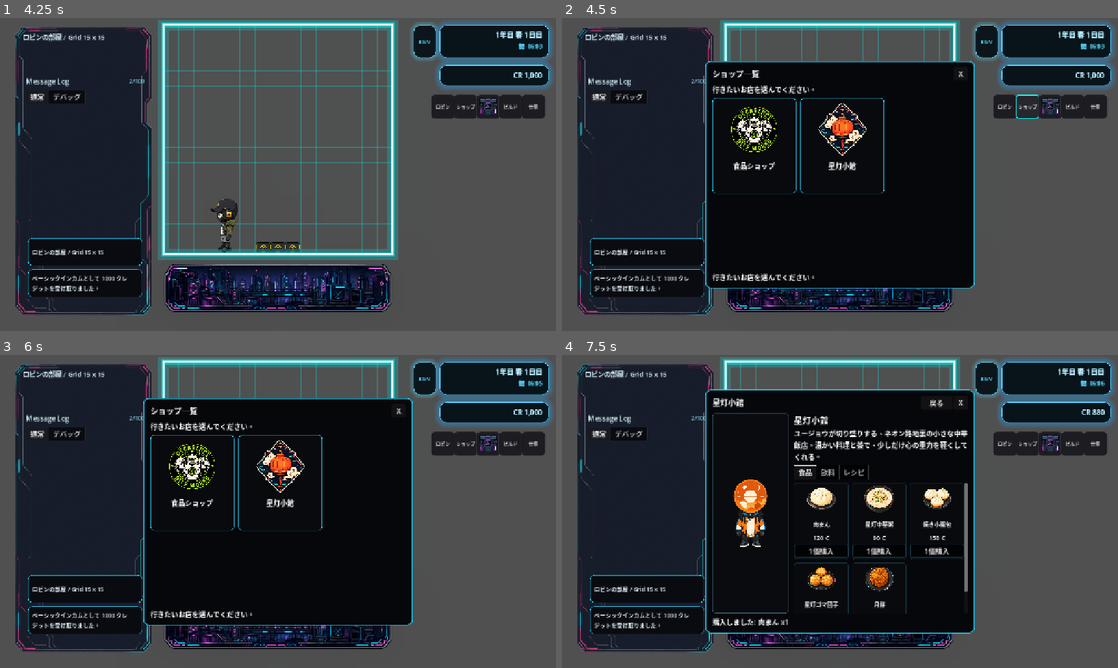
Above: before the commit, frames 1-4 (two rows, left to right).
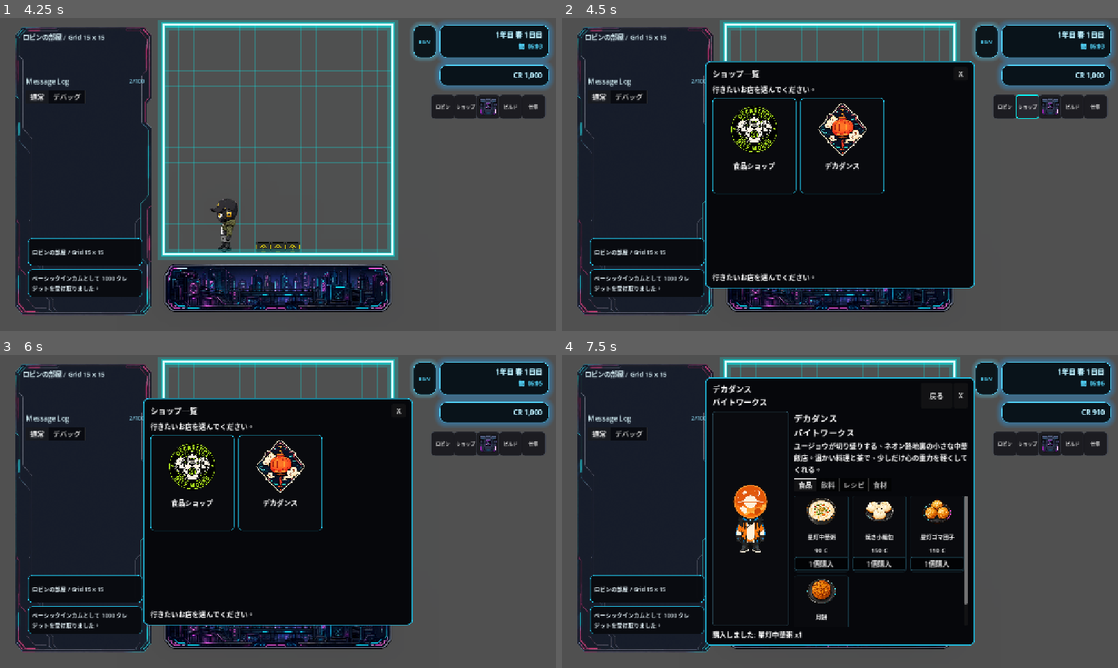
Above: after the commit, the same moments.

Repository: grimoire1089-coder/optimistic
Game: Godot game, scene res://Scenes/Boot/TitleScene.tscn
The game is run twice, just before and just after one commit, with the same random seed, the same clock (stepped at 60 frames per second) and the same inputs. Sound files missing from this copy of the repository are replaced by a short silence.
Inputs (mouse positions are in pixels of both pictures, inside the frame that each line leads up to):
- Up to frame 1 (4.25 s): click "はじめる" at 0.5 s; click "BGM" at 1.25 s; click "OFF" at 2 s; click "ロビン" at 2.75 s; click "×" at 3.5 s
- Up to frame 2 (4.5 s): click "ショップ" at 4.25 s
- Up to frame 3 (6 s): click (194, 483) at 5.02 s; click "戻る" at 5.75 s
- Up to frame 4 (7.5 s): click (840, 483) at 6.52 s; click "1個購入" at 7.25 s

Frame 1 is identical in both runs. In frame 2, 0.1% of the frame differs, in the area x 47-54%, y 46-49%; in frame 3, 0.1%; in frame 4, 10%, in the area x 25-97%, y 7-93%.

Commit message:
Replace nikuman with ingredients in food shop

Diff:
--- a/Data/Shops/YuzhouShop.tres
+++ b/Data/Shops/YuzhouShop.tres
@@ -5,44 +5,42 @@
 [ext_resource type="Script" path="res://Scripts/Shops/ShopTabData.gd" id="3_shop_tab"]
 [ext_resource type="Texture2D" uid="uid://bfqpiy0ncsl7u" path="res://Assets/Characters/Yuzhou/Portraits/Yuzhou_Game_0001.png" id="4_yuzhou_portrait"]
 [ext_resource type="Texture2D" uid="uid://d2743gtf1d3eg" path="res://Assets/UI/Icons/Xingdeng_Xiaoguan.png" id="5_shop_sticker"]
-[ext_resource type="Resource" uid="uid://khpl6knsr1ao" path="res://Data/Items/Food/Food_0001_Nikuman.tres" id="6_nikuman"]
-[ext_resource type="Resource" uid="uid://ctai0e72cbxfw" path="res://Data/Items/Food/Food_1001_ChineseCongee.tres" id="7_congee"]
-[ext_resource type="Resource" uid="uid://y4oo7b4xl36m" path="res://Data/Items/Food/Food_1002_ShengjianXiaolongbao.tres" id="8_xiaolongbao"]
-[ext_resource type="Resource" uid="uid://c6hv88vjv4jov" path="res://Data/Items/Food/Food_1003_StarlightSesameDango.tres" id="9_sesame_dango"]
-[ext_resource type="Resource" uid="uid://bowgxj0pghxf6" path="res://Data/Items/Food/Food_1005_StarlightCake.tres" id="10_starlight_cake"]
-[ext_resource type="Resource" uid="uid://dlxgrmaq6ufs8" path="res://Data/Items/Food/Drink_1001_LycheeSoda.tres" id="11_lychee_soda"]
-[ext_resource type="Resource" uid="uid://dm0hqdwdx8tfo" path="res://Data/Items/Food/Drink_1002_OolongTea.tres" id="12_oolong_tea"]
-[ext_resource type="AudioStream" uid="uid://cwh5w0hl80ww8" path="res://Assets/Audio/BGM/Yuzhou.ogg" id="13_yuzhou_bgm"]
-[ext_resource type="Resource" uid="uid://jo6osfb87v1b" path="res://Data/Items/Recipes/Recipe_1001_XingdengCongee.tres" id="14_congee_recipe"]
-[ext_resource type="Resource" uid="uid://w6aw40b30brg" path="res://Data/Items/Recipes/Recipe_1002_ShengjianXiaolongbao.tres" id="15_xiaolongbao_recipe"]
-
-[sub_resource type="Resource" id="ShopItemData_nikuman"]
-script = ExtResource("2_shop_item")
-item_data = ExtResource("6_nikuman")
-shop_tab_id = &"foods"
-price_override = 120
+[ext_resource type="Resource" uid="uid://ctai0e72cbxfw" path="res://Data/Items/Food/Food_1001_ChineseCongee.tres" id="6_congee"]
+[ext_resource type="Resource" uid="uid://y4oo7b4xl36m" path="res://Data/Items/Food/Food_1002_ShengjianXiaolongbao.tres" id="7_xiaolongbao"]
+[ext_resource type="Resource" uid="uid://c6hv88vjv4jov" path="res://Data/Items/Food/Food_1003_StarlightSesameDango.tres" id="8_sesame_dango"]
+[ext_resource type="Resource" uid="uid://bowgxj0pghxf6" path="res://Data/Items/Food/Food_1005_StarlightCake.tres" id="9_starlight_cake"]
+[ext_resource type="Resource" uid="uid://dlxgrmaq6ufs8" path="res://Data/Items/Food/Drink_1001_LycheeSoda.tres" id="10_lychee_soda"]
+[ext_resource type="Resource" uid="uid://dm0hqdwdx8tfo" path="res://Data/Items/Food/Drink_1002_OolongTea.tres" id="11_oolong_tea"]
+[ext_resource type="AudioStream" uid="uid://cwh5w0hl80ww8" path="res://Assets/Audio/BGM/Yuzhou.ogg" id="12_yuzhou_bgm"]
+[ext_resource type="Resource" uid="uid://jo6osfb87v1b" path="res://Data/Items/Recipes/Recipe_1001_XingdengCongee.tres" id="13_congee_recipe"]
+[ext_resource type="Resource" uid="uid://w6aw40b30brg" path="res://Data/Items/Recipes/Recipe_1002_ShengjianXiaolongbao.tres" id="14_xiaolongbao_recipe"]
+[ext_resource type="Resource" path="res://Data/Items/Ingredients/Ingredients_0001_RawRice.tres" id="15_ingredient_raw_rice"]
+[ext_resource type="Resource" path="res://Data/Items/Ingredients/Ingredients_0002_WheatFlour.tres" id="16_ingredient_wheat_flour"]
+[ext_resource type="Resource" path="res://Data/Items/Ingredients/Ingredients_0003_WhiteSugar.tres" id="17_ingredient_white_sugar"]
+[ext_resource type="Resource" path="res://Data/Items/Ingredients/Ingredients_0004_Salt.tres" id="18_ingredient_salt"]
+[ext_resource type="Resource" path="res://Data/Items/Ingredients/Ingredients_0005_PinkRockSalt.tres" id="19_ingredient_pink_rock_salt"]
 
 [sub_resource type="Resource" id="ShopItemData_congee"]
 script = ExtResource("2_shop_item")
-item_data = ExtResource("7_congee")
+item_data = ExtResource("6_congee")
 shop_tab_id = &"foods"
 price_override = 90
 
 [sub_resource type="Resource" id="ShopItemData_xiaolongbao"]
 script = ExtResource("2_shop_item")
-item_data = ExtResource("8_xiaolongbao")
+item_data = ExtResource("7_xiaolongbao")
 shop_tab_id = &"foods"
 price_override = 150
 
 [sub_resource type="Resource" id="ShopItemData_sesame_dango"]
 script = ExtResource("2_shop_item")
-item_data = ExtResource("9_sesame_dango")
+item_data = ExtResource("8_sesame_dango")
 shop_tab_id = &"foods"
 price_override = 110
 
 [sub_resource type="Resource" id="ShopItemData_starlight_cake"]
 script = ExtResource("2_shop_item")
-item_data = ExtResource("10_starlight_cake")
+item_data = ExtResource("9_starlight_cake")
 shop_tab_id = &"foods"
 price_override = 140
 custom_display_name = "月餅"
@@ -50,27 +48,57 @@
 
 [sub_resource type="Resource" id="ShopItemData_lychee_soda"]
 script = ExtResource("2_shop_item")
-item_data = ExtResource("11_lychee_soda")
+item_data = ExtResource("10_lychee_soda")
 shop_tab_id = &"drinks"
 price_override = 100
 
 [sub_resource type="Resource" id="ShopItemData_oolong_tea"]
 script = ExtResource("2_shop_item")
-item_data = ExtResource("12_oolong_tea")
+item_data = ExtResource("11_oolong_tea")
 shop_tab_id = &"drinks"
 price_override = 80
 
 [sub_resource type="Resource" id="ShopItemData_congee_recipe"]
 script = ExtResource("2_shop_item")
-item_data = ExtResource("14_congee_recipe")
+item_data = ExtResource("13_congee_recipe")
 shop_tab_id = &"recipes"
 price_override = 480
 
 [sub_resource type="Resource" id="ShopItemData_xiaolongbao_recipe"]
 script = ExtResource("2_shop_item")
-item_data = ExtResource("15_xiaolongbao_recipe")
+item_data = ExtResource("14_xiaolongbao_recipe")
 shop_tab_id = &"recipes"
 price_override = 650
+
+[sub_resource type="Resource" id="ShopItemData_raw_rice"]
+script = ExtResource("2_shop_item")
+item_data = ExtResource("15_ingredient_raw_rice")
+shop_tab_id = &"ingredients"
+price_override = 20
+
+[sub_resource type="Resource" id="ShopItemData_wheat_flour"]
+script = ExtResource("2_shop_item")
+item_data = ExtResource("16_ingredient_wheat_flour")
+shop_tab_id = &"ingredients"
+price_override = 20
+
+[sub_resource type="Resource" id="ShopItemData_white_sugar"]
+script = ExtResource("2_shop_item")
+item_data = ExtResource("17_ingredient_white_sugar")
+shop_tab_id = &"ingredients"
+price_override = 15
+
+[sub_resource type="Resource" id="ShopItemData_salt"]
+script = ExtResource("2_shop_item")
+item_data = ExtResource("18_ingredient_salt")
+shop_tab_id = &"ingredients"
+price_override = 10
+
+[sub_resource type="Resource" id="ShopItemData_pink_rock_salt"]
+script = ExtResource("2_shop_item")
+item_data = ExtResource("19_ingredient_pink_rock_salt")
+shop_tab_id = &"ingredients"
+price_override = 25
 
 [sub_resource type="Resource" id="ShopTabData_foods"]
 script = ExtResource("3_shop_tab")
@@ -87,13 +115,18 @@
 tab_id = &"recipes"
 display_name = "レシピ"
 
+[sub_resource type="Resource" id="ShopTabData_ingredients"]
+script = ExtResource("3_shop_tab")
+tab_id = &"ingredients"
+display_name = "食材"
+
 [resource]
 script = ExtResource("1_shop_data")
 shop_id = &"yuzhou_xingdeng"
-display_name = "星灯小館"
+display_name = "デカダンス\nバイトワークス"
 description = "ユージョウが切り盛りする、ネオン路地裏の小さな中華飯店。温かい料理と茶で、少しだけ心の重力を軽くしてくれる。"
 portrait = ExtResource("4_yuzhou_portrait")
 sticker = ExtResource("5_shop_sticker")
-shop_bgm = ExtResource("13_yuzhou_bgm")
-tabs = Array[ExtResource("3_shop_tab")]([SubResource("ShopTabData_foods"), SubResource("ShopTabData_drinks"), SubResource("ShopTabData_recipes")])
-items = Array[ExtResource("2_shop_item")]([SubResource("ShopItemData_nikuman"), SubResource("ShopItemData_congee"), SubResource("ShopItemData_xiaolongbao"), SubResource("ShopItemData_sesame_dango"), SubResource("ShopItemData_starlight_cake"), SubResource("ShopItemData_lychee_soda"), SubResource("ShopItemData_oolong_tea"), SubResource("ShopItemData_congee_recipe"), SubResource("ShopItemData_xiaolongbao_recipe")])
+shop_bgm = ExtResource("12_yuzhou_bgm")
+tabs = Array[ExtResource("3_shop_tab")]([SubResource("ShopTabData_foods"), SubResource("ShopTabData_drinks"), SubResource("ShopTabData_recipes"), SubResource("ShopTabData_ingredients")])
+items = Array[ExtResource("2_shop_item")]([SubResource("ShopItemData_congee"), SubResource("ShopItemData_xiaolongbao"), SubResource("ShopItemData_sesame_dango"), SubResource("ShopItemData_starlight_cake"), SubResource("ShopItemData_lychee_soda"), SubResource("ShopItemData_oolong_tea"), SubResource("ShopItemData_congee_recipe"), SubResource("ShopItemData_xiaolongbao_recipe"), SubResource("ShopItemData_raw_rice"), SubResource("ShopItemData_wheat_flour"), SubResource("ShopItemData_white_sugar"), SubResource("ShopItemData_salt"), SubResource("ShopItemData_pink_rock_salt")])
